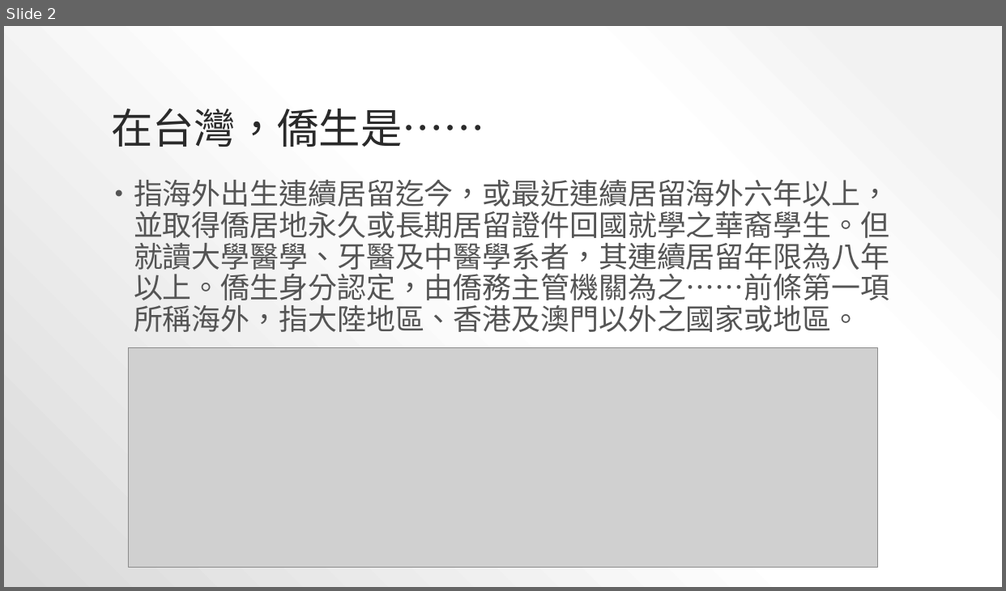
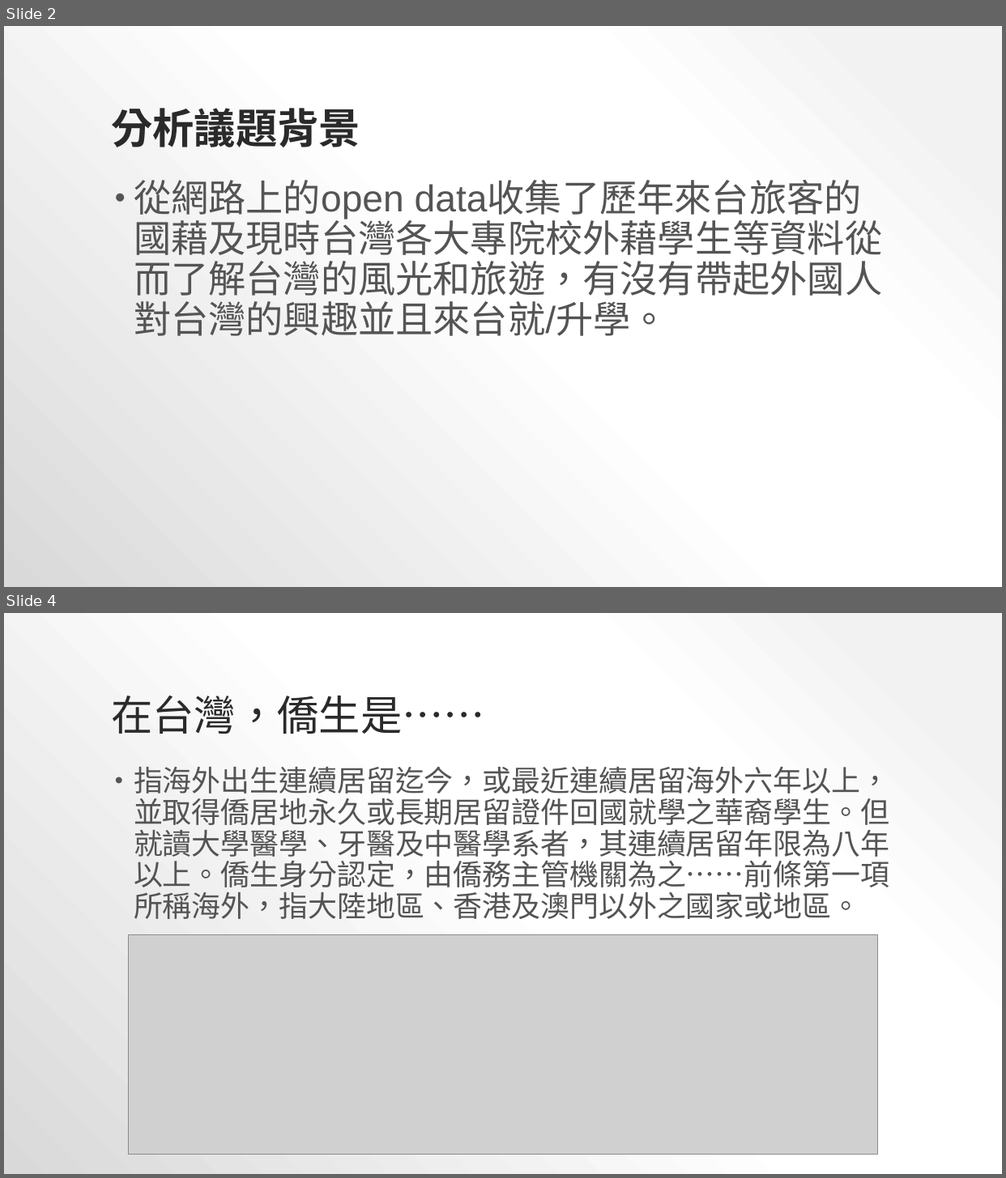
Before and after one commit to YeungSaoIan/CGUIM_BigData_FinalReport-B0344122, a slide deck: FinalReportPPT.pptx. Shown one above the other, each under a label of ours: slide 2 before the commit, slides 2 and 4 after it; the slides between them are not shown. The pictures are 1006x591 and 1006x1178 pixels, drawn with LibreOffice and Linux fonts; fonts in the diff are those of the drawing; grey boxes stand for pictures. Boxes give left, top, right and bottom in pixels: in the first picture for what was removed or moved away, otherwise in the second. Text is boxed around its words. In the diff, an @@ line names an element or a change of style, - is before the commit and + after.

```diff
--- a/FinalReportPPT.pptx
+++ b/FinalReportPPT.pptx
@@ slide 2 added at <box>4,26,1002,587</box>, background gradient #F2F2F2 to #FFFFFF to #D9D9D9 @@
@@ title added at <box>111,108,360,148</box>, 40 pt, text #2A2A2A, bold @@
+分析議題背景
@@ text added at <box>134,180,882,336</box>, 36 pt, text #545454 @@
+• 從網路上的open data收集了歷年來台旅客的國藉及現時台灣各大專院校外藉學生等資料從而了解台灣的風光和旅遊，有沒有帶起外國人對台灣的興趣並且來台就/升學。
@@ what was slide 2 is now slide 4 @@
```
Also in this commit, not shown: 12 other slides added, 8 slides removed, 21 other files.
